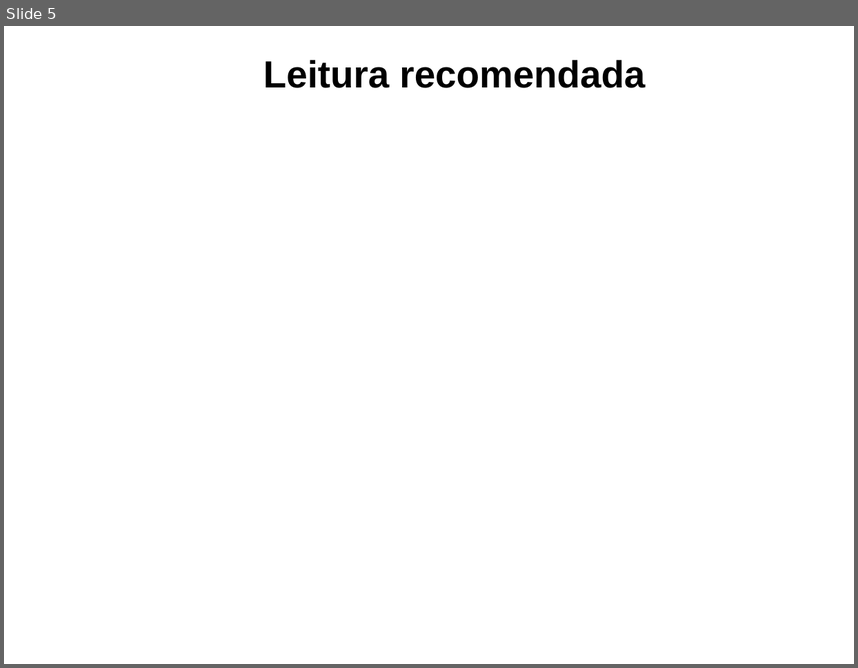
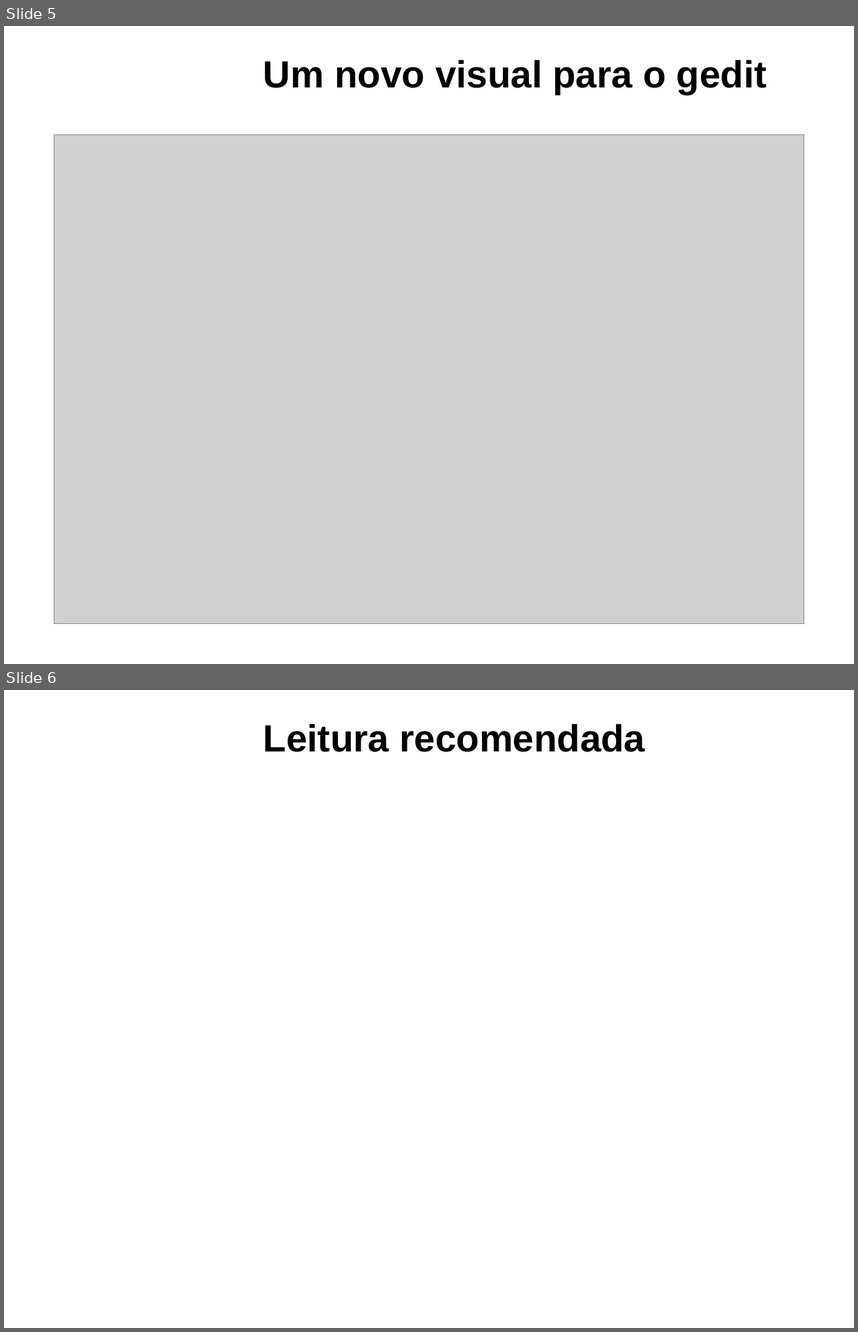
Before and after one commit to adorilson/MyTalks, a slide deck: gnome_3.12/gnome_3.12.odp. Shown one above the other, each under a label of ours: slide 5 before the commit, slides 5 and 6 after it. The pictures are 858x668 and 858x1332 pixels, drawn with LibreOffice and Linux fonts; fonts in the diff are those of the drawing; grey boxes stand for pictures; background and template pictures are left out. Boxes give left, top, right and bottom in pixels: in the first picture for what was removed or moved away, otherwise in the second. Text is boxed around its words. In the diff, an @@ line names an element or a change of style, - is before the commit and + after.

Commit message:
Slide 'Novo visual para o gedit'

```diff
--- a/gnome_3.12/gnome_3.12.odp
+++ b/gnome_3.12/gnome_3.12.odp
@@ slide 5 added at <box>4,26,854,664</box>, background #FFFFFF @@
@@ title added at <box>263,60,767,94</box>, 32 pt, text #000000, bold @@
+Um novo visual para o gedit
@@ picture added at <box>54,135,805,624</box> @@
@@ what was slide 5 is now slide 6 @@
```
